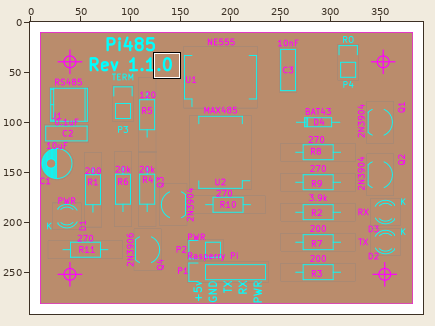
Two versions of one sprite sheet, standalone/plots/pi485-brd.png. Above, an overview of the earlier version with the close-up marked.
Close-up. Before:
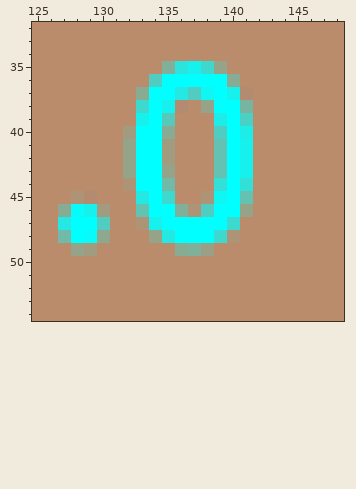
The file is 393x292 pixels. Colours within 5 levels of each other are drawn and written as one. Shown: x 125..148, y 32..54. The commit also changed other parts of the picture, which this record leaves out.
Now the later version:
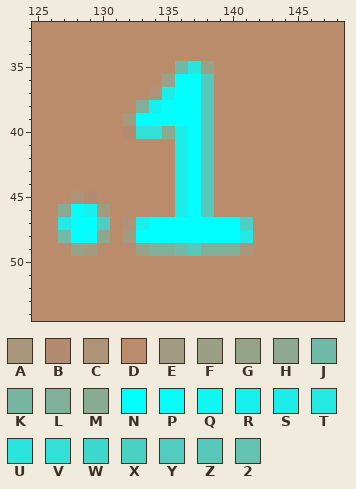
Palette (. is transparent): A #a8977a  B #b38b70  C #ae9476  D #ba8c6c  E #a19b80  F #9b9f85  G #95a389  H #8ea78f  J #70baa7  K #78b5a0  L #80b09a  M #88ab93  N #00ffff  P #06fbfa  Q #0ff6f3  R #16f1ee  S #1cede9  T #25e8e2  U #2be4dd  V #32e0d8  W #3ed9ce  X #4ad1c4  Y #50cdc0  Z #57c9ba  2 #63c2b1
The edit:
Changed rows in their new state; - is an unchanged pixel.
first column x 132:
35 ---DJUGD--
36 --DG--ZDD-
37 -DCSNNZDDD
38 -LRNNNZDDD
39 EN-NNNZDDD
40 BVV-SNZDDD
41 DDDDSNZDDD
42 DDDDSNZDDD
43 DDDDSNZDDD
44 DDDDSNZDDD
45 -DDDSNZDDD
46 -DDDSNZDDD
47 CRN-----NX
48 ENNN---NNT
49 -GLLJZLLLA
Where, in picture pixels (left, top, right, bottom), the same in both close-ups:
changed: (123, 61, 253, 256)
